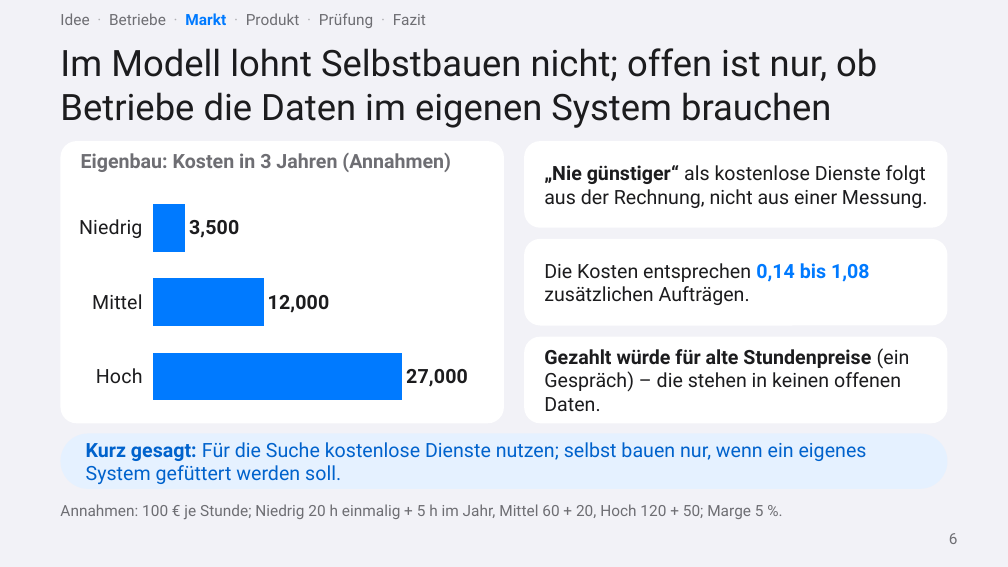
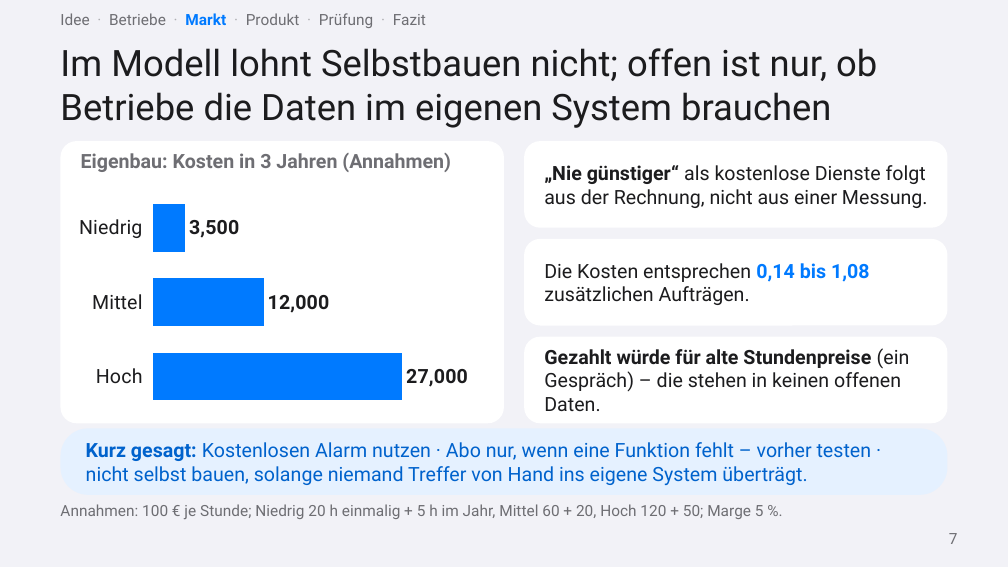
Before and after one commit to ludwigrichthammer9-web/vergabe_radar, a slide deck: slide 7 of docs/vortrag/vortrag_vergabe_radar.pptx (slide 6 before the commit). Drawn at 1008x567 pixels with LibreOffice and Linux fonts; fonts in the diff are those of the drawing. Boxes give left, top, right and bottom in pixels: in the first picture for what was removed or moved away, otherwise in the second. Text is boxed around its words. In the diff, an @@ line names an element or a change of style, - is before the commit and + after.

```diff
--- a/docs/vortrag/vortrag_vergabe_radar.pptx
+++ b/docs/vortrag/vortrag_vergabe_radar.pptx
@@ rounded rectangle resized from (x1=60, y1=433, x2=948, y2=489) to (x1=60, y1=428, x2=948, y2=495) @@
@@ rounded rectangle at (x1=60, y1=428, x2=948, y2=495): proportions changed @@
@@ text at (x1=86, y1=442, x2=872, y2=485): text changed @@
-Kurz gesagt: Für die Suche kostenlose Dienste nutzen; selbst bauen nur, wenn ein eigenes System gefüttert werden soll.
+Kurz gesagt: Kostenlosen Alarm nutzen · Abo nur, wenn eine Funktion fehlt – vorher testen · nicht selbst bauen, solange niemand Treffer von Hand ins eigene System überträgt.
@@ text at (x1=949, y1=533, x2=958, y2=544): text changed @@
-6
+7
```
Also in this commit, not shown: 11 other slides changed, 4 slides added, 1 slide removed, 2 other files.
